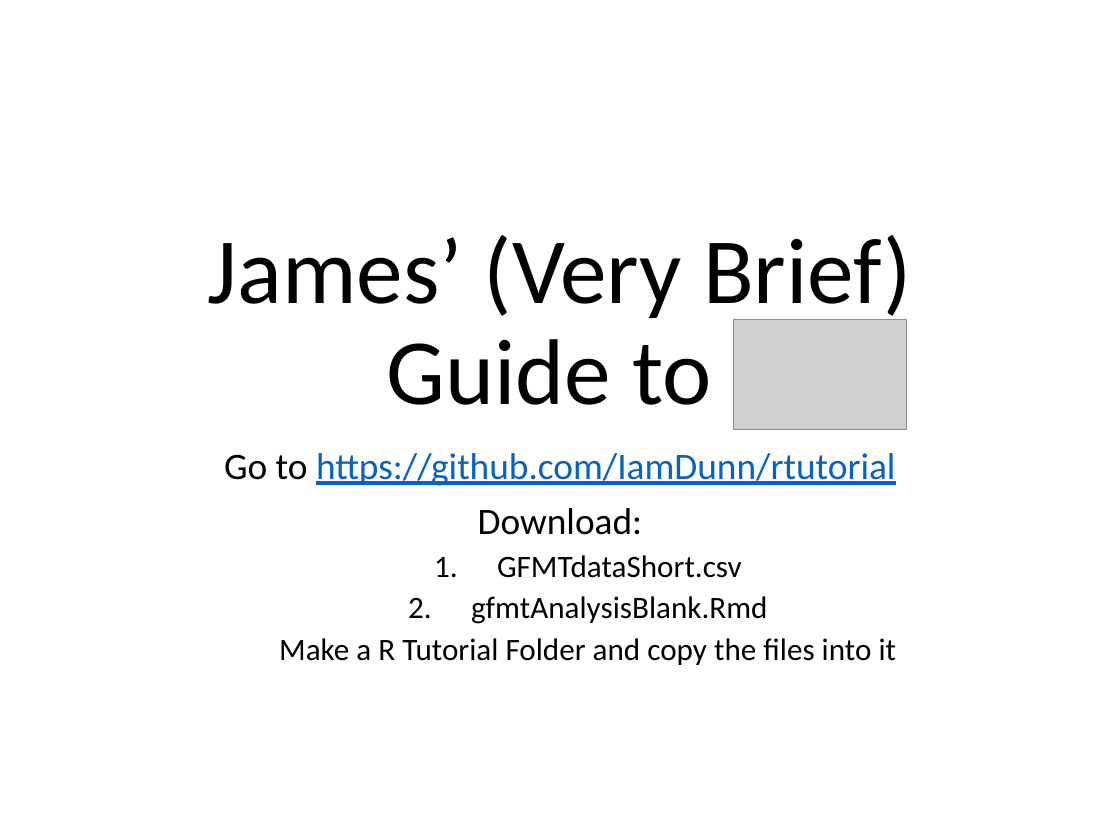
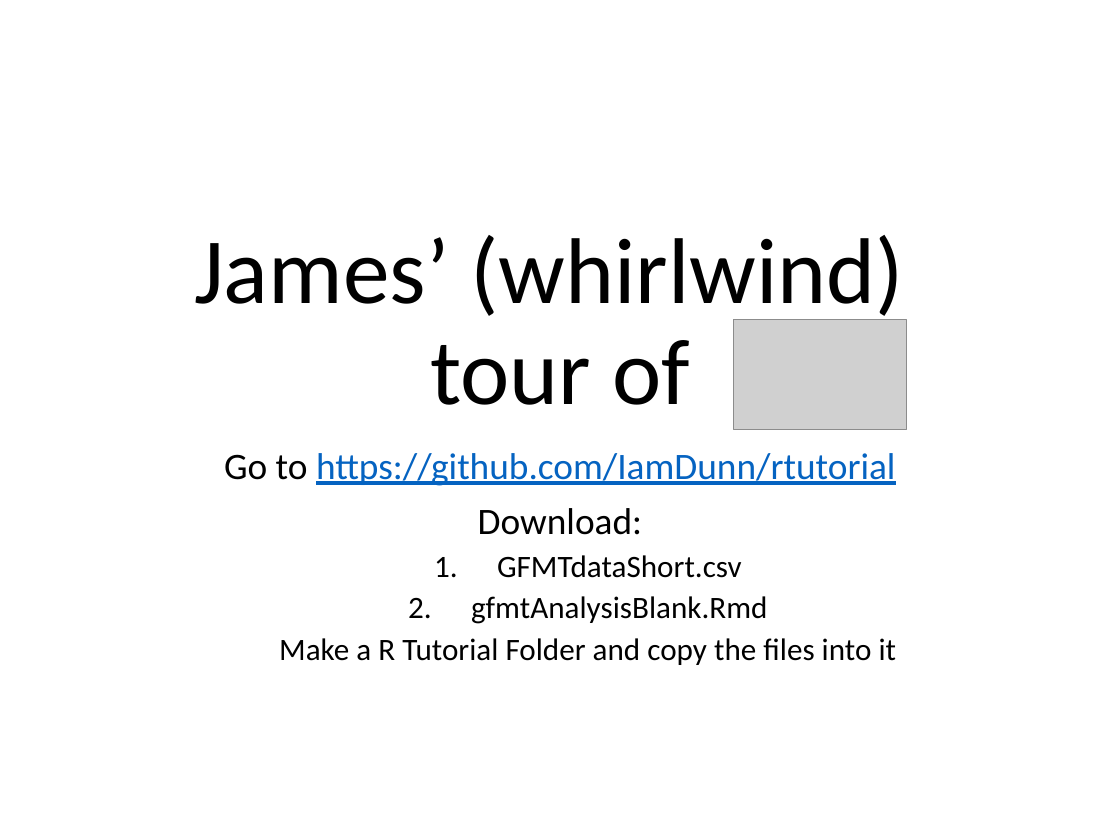
Before and after one commit to IamDunn/rtutorial, a slide deck: slide 1 of R Tutorial.pptx. Drawn at 1120x840 pixels with LibreOffice and Linux fonts; fonts in the diff are those of the drawing; grey boxes stand for pictures. Boxes give left, top, right and bottom in pixels: in the first picture for what was removed or moved away, otherwise in the second. Text is boxed around its words. In the diff, an @@ line names an element or a change of style, - is before the commit and + after.

```diff
--- a/R Tutorial.pptx
+++ b/R Tutorial.pptx
@@ title at <box>194,235,904,405</box>: text changed @@
-James’ (Very Brief) Guide to
+James’ (whirlwind)
+tour of
```
